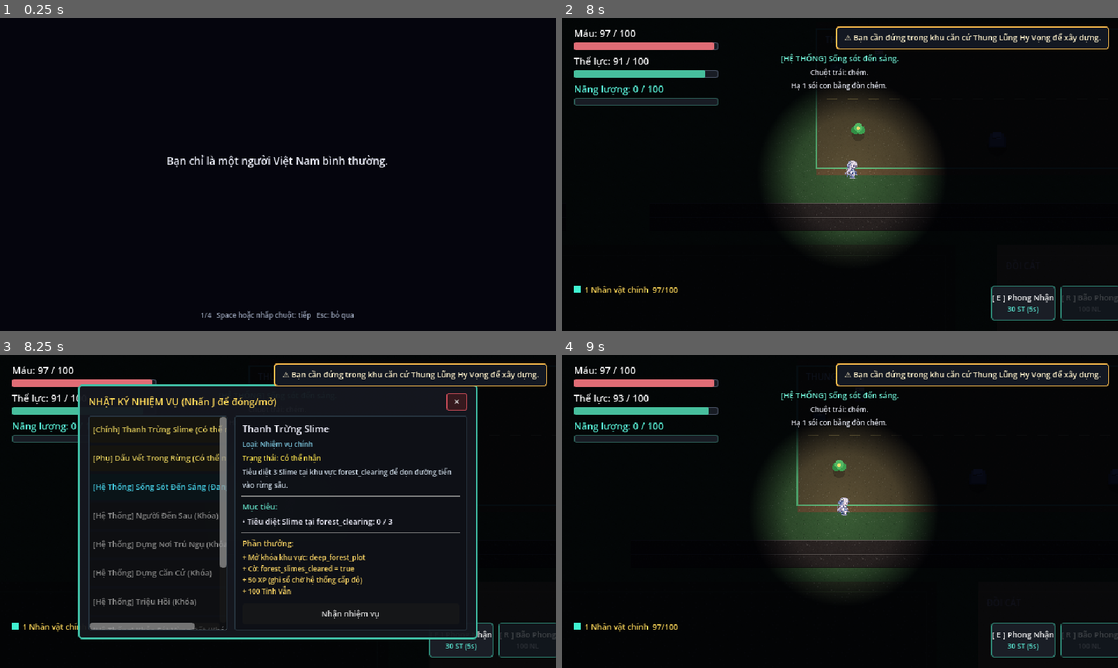
Above: before the commit, frames 1-4 (two rows, left to right).
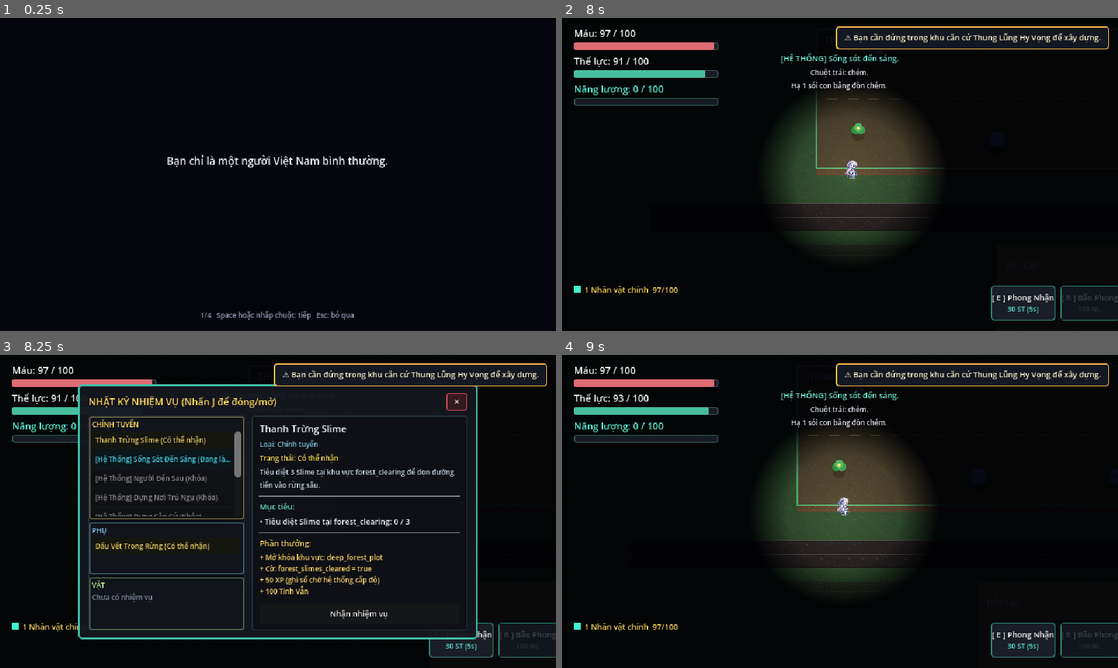
Above: after the commit, the same moments.

Repository: atheist1504/Shiroi-Game
Game: Godot game, scene res://main.tscn
Same seed, same stepped clock (60 frames per second), same inputs: the game is played once before the commit and once after it. The engine's default icon, where the game draws it, is replaced by a stand-in: a white triangle on a blue panel in a dark square.
Inputs (mouse positions are in pixels of both pictures, inside the frame that each line leads up to):
- Up to frame 1 (0.25 s): no input
- Up to frame 2 (8 s): tap Enter (ui_accept) at 0.5, 0.77, 1.25, 1.52, 3.02, 4.52, 6.02, 7.52 s; move the mouse to (962, 158) at 0.52 s; hold D (move_right) 0.53-1.28 s; click (962, 158) at 0.6 s; move the mouse to (728, 190) at 1.27 s; hold S (move_down) 1.28-2.03 s; tap Space (dodge) at 1.35 s; move the mouse to (895, 105) at 2.02 s; hold D (move_right) 2.03-2.78 s; hold F (interact) 2.03-2.78 s; move the mouse to (812, 237) at 2.77 s; hold W (move_up) 2.78-3.5 s; tap H (open_gacha) at 2.85 s; click (812, 237) at 2.92 s; click "Đóng" at 3.5 s; move the mouse to (1006, 221) at 4.27 s; hold A (move_left) 4.28-5 s; hold P (open_party) 4.28-5 s; click "Đóng" at 5 s; move the mouse to (673, 127) at 5.77 s; hold A (move_left) 5.78-6.53 s; tap 3 (party_slot_3) at 5.85 s; move the mouse to (867, 174) at 6.52 s; hold S (move_down) 6.53-7.28 s; hold Right mouse button (sprint) 6.53-7.28 s; click (867, 174) at 6.67 s; move the mouse to (756, 96) at 7.27 s; hold D (move_right) from 7.28 s (still down); tap G (toggle_build_mode) at 7.35 s
- Up to frame 3 (8.25 s): move the mouse to (400, 495) at 8.02 s; release D (move_right) at 8.03 s; hold W (move_up) from 8.03 s (still down); hold J (toggle_journal) from 8.03 s (still down)
- Up to frame 4 (9 s): tap Enter (ui_accept) at 8.27 s; release W (move_up) at 8.75 s; release J (toggle_journal) at 8.75 s; click "✕" at 8.75 s

Frames 1-2 are identical in both runs. In frame 3, 7.8% of the frame differs, in the area x 16-82%, y 19-88%; in frame 4, nothing differs.

Commit message:
Split the quest journal into main, side and chore boxes
The quest list now shows three stacked boxes, each with its own header
and scroll: main story (system quests included, double height), side
and chores. Empty boxes say there are no quests yet, and the detail
pane names the category. Adds test_quest_journal.gd.

Co-Authored-By: Claude Opus 5.5 <noreply@anthropic.com>

Diff:
--- a/scripts/quest_journal.gd
+++ b/scripts/quest_journal.gd
@@ -1,7 +1,7 @@
 extends CanvasLayer
 
 @onready var panel: PanelContainer = $PanelContainer
-@onready var quest_list_vbox: VBoxContainer = $PanelContainer/Margin/VBox/Content/LeftCol/Scroll/QuestListVBox
+@onready var left_col: PanelContainer = $PanelContainer/Margin/VBox/Content/LeftCol
 @onready var close_btn: Button = $PanelContainer/Margin/VBox/Header/CloseBtn
 
 # Các thành phần chi tiết nhiệm vụ bên phải
@@ -21,11 +21,30 @@
 var selected_quest_id: StringName = &""
 var toast_tween: Tween = null
 
+# Ba ô danh sách theo loại đã chốt ở docs/NHIEM_VU.md.
+# Nhiệm vụ Hệ thống là mạch chính hiện nay nên nằm trong ô Chính.
+const CATEGORIES: Array[Dictionary] = [
+	{"id": &"main", "title": "CHÍNH TUYẾN", "color": Color(1.0, 0.85, 0.35)},
+	{"id": &"side", "title": "PHỤ", "color": Color(0.55, 0.85, 1.0)},
+	{"id": &"chore", "title": "VẶT", "color": Color(0.7, 0.9, 0.55)},
+]
+var _category_lists: Dictionary = {} # category id -> VBoxContainer
+
+static func get_category(quest_type: String) -> StringName:
+	match quest_type:
+		"main", "system":
+			return &"main"
+		"chore":
+			return &"chore"
+		_:
+			return &"side"
+
 func _ready() -> void:
 	process_mode = Node.PROCESS_MODE_ALWAYS
 	visible = false
 	if toast_panel:
 		toast_panel.visible = false
+	_build_category_boxes()
 
 	if close_btn:
 		close_btn.pressed.connect(_on_close_btn_pressed)
@@ -106,12 +125,62 @@
 			return
 	get_tree().paused = false
 
+# Thay cột danh sách cũ bằng ba ô xếp dọc, mỗi ô có tiêu đề và thanh cuộn riêng.
+func _build_category_boxes() -> void:
+	if not left_col:
+		return
+	for child in left_col.get_children():
+		left_col.remove_child(child)
+		child.queue_free()
+	left_col.custom_minimum_size.x = 180
+	var column := VBoxContainer.new()
+	column.add_theme_constant_override("separation", 4)
+	left_col.add_child(column)
+	for category in CATEGORIES:
+		var box := PanelContainer.new()
+		box.name = "Box_" + str(category["id"])
+		box.size_flags_vertical = Control.SIZE_EXPAND_FILL
+		# Ô Chính có nhiều nhiệm vụ nhất nên cao gấp đôi.
+		box.size_flags_stretch_ratio = 2.0 if category["id"] == &"main" else 1.0
+		var style := StyleBoxFlat.new()
+		style.bg_color = Color(0.07, 0.08, 0.11, 0.9)
+		style.border_color = (category["color"] as Color) * Color(1, 1, 1, 0.55)
+		style.set_border_width_all(1)
+		style.set_corner_radius_all(2)
+		style.set_content_margin_all(3)
+		box.add_theme_stylebox_override("panel", style)
+		column.add_child(box)
+		var inner := VBoxContainer.new()
+		inner.add_theme_constant_override("separation", 2)
+		box.add_child(inner)
+		var header := Label.new()
+		header.name = "Header"
+		header.text = category["title"]
+		header.add_theme_font_size_override("font_size", 8)
+		header.add_theme_color_override("font_color", category["color"])
+		inner.add_child(header)
+		var scroll := ScrollContainer.new()
+		scroll.size_flags_vertical = Control.SIZE_EXPAND_FILL
+		scroll.horizontal_scroll_mode = ScrollContainer.SCROLL_MODE_DISABLED
+		inner.add_child(scroll)
+		var list := VBoxContainer.new()
+		list.name = "List"
+		list.size_flags_horizontal = Control.SIZE_EXPAND_FILL
+		list.add_theme_constant_override("separation", 2)
+		scroll.add_child(list)
+		_category_lists[category["id"]] = list
+
+func get_category_list(category_id: StringName) -> VBoxContainer:
+	return _category_lists.get(category_id)
+
 func _refresh_quest_list() -> void:
-	if not quest_list_vbox:
-		return
-
-	for child in quest_list_vbox.get_children():
-		child.queue_free()
+	if _category_lists.is_empty():
+		return
+
+	for list in _category_lists.values():
+		for child in list.get_children():
+			list.remove_child(child)
+			child.queue_free()
 
 	var quest_mgr = get_node_or_null("/root/QuestManager")
 	if not quest_mgr:
@@ -123,12 +192,14 @@
 		var status: int = quest_mgr.get_quest_status(q_id)
 
 		var btn := Button.new()
-		btn.custom_minimum_size = Vector2(0, 30)
+		btn.custom_minimum_size = Vector2(0, 18)
 		btn.alignment = HORIZONTAL_ALIGNMENT_LEFT
-		btn.add_theme_font_size_override("font_size", 9)
-
-		# Tên nhiệm vụ Hệ thống đã có sẵn nhãn [Hệ Thống].
-		var type_prefix := "" if def.get("quest_type") == "system" else ("[Chính] " if def.get("quest_type") == "main" else "[Phụ] ")
+		btn.text_overrun_behavior = TextServer.OVERRUN_TRIM_ELLIPSIS
+		btn.clip_text = true
+		btn.add_theme_font_size_override("font_size", 8)
+
+		# Loại đã thể hiện bằng ô chứa nên không cần tiền tố [Chính]/[Phụ].
+		var type_prefix := ""
 		var status_badge := ""
 		match status:
 			0: # LOCKED
@@ -148,8 +219,17 @@
 				btn.modulate = Color(0.7, 0.7, 0.75)
 
 		btn.text = type_prefix + def.get("title", str(q_id)) + status_badge
+		btn.tooltip_text = btn.text
 		btn.pressed.connect(func(): _select_quest(q_id))
-		quest_list_vbox.add_child(btn)
+		_category_lists[get_category(str(def.get("quest_type", "")))].add_child(btn)
+
+	for list in _category_lists.values():
+		if list.get_child_count() == 0:
+			var empty := Label.new()
+			empty.text = "Chưa có nhiệm vụ"
+			empty.add_theme_font_size_override("font_size", 8)
+			empty.modulate = Color(0.55, 0.58, 0.65)
+			list.add_child(empty)
 
 func _select_quest(quest_id: StringName) -> void:
 	selected_quest_id = quest_id
@@ -170,8 +250,9 @@
 	if detail_title:
 		detail_title.text = def.get("title", str(selected_quest_id))
 	if detail_type:
-		var type_names := {"main": "Nhiệm vụ chính", "system": "Nhiệm vụ Hệ thống"}
-		detail_type.text = "Loại: " + str(type_names.get(def.get("quest_type"), "Nhiệm vụ phụ"))
+		var type_names := {&"main": "Chính tuyến", &"side": "Phụ", &"chore": "Vặt"}
+		var quest_type := str(def.get("quest_type", ""))
+		detail_type.text = "Loại: " + str(type_names[get_category(quest_type)]) + (" (Hệ thống)" if quest_type == "system" else "")
 	if detail_status:
 		detail_status.text = "Trạng thái: " + quest_mgr.get_status_name(status)
 		match status:
--- /dev/null
+++ b/tests/test_quest_journal.gd
@@ -0,0 +1,68 @@
+extends SceneTree
+
+# Bảng nhiệm vụ chia ba ô: Chính tuyến, Phụ, Vặt.
+var _passed := 0
+var _total := 0
+
+func _initialize() -> void:
+	call_deferred("_run")
+
+func _run() -> void:
+	var scene := (load("res://main.tscn") as PackedScene).instantiate()
+	root.add_child(scene)
+	current_scene = scene
+	await process_frame
+	var journal: Node = scene.get_node("QuestJournal")
+	journal.set_journal_visible(true)
+	await process_frame
+
+	var main_list: VBoxContainer = journal.get_category_list(&"main")
+	var side_list: VBoxContainer = journal.get_category_list(&"side")
+	var chore_list: VBoxContainer = journal.get_category_list(&"chore")
+	_check(main_list != null and side_list != null and chore_list != null, "Có đủ ba ô Chính, Phụ, Vặt")
+	_check(_has_text(main_list, "Sống Sót Đến Sáng") and _has_text(main_list, "Thanh Trừng Slime"), "Nhiệm vụ Hệ thống và nhiệm vụ chính nằm ô Chính")
+	_check(_has_text(side_list, "Dấu Vết Trong Rừng") and not _has_text(side_list, "Hệ Thống"), "Nhiệm vụ phụ nằm ô Phụ")
+	_check(_has_text(chore_list, "Chưa có nhiệm vụ"), "Ô Vặt trống thì báo chưa có")
+	var quests := root.get_node("QuestManager")
+	var shown := 0
+	for list in [main_list, side_list]:
+		for child in list.get_children():
+			if child is Button:
+				shown += 1
+	_check(shown == quests.get_all_quest_ids().size(), "Mỗi nhiệm vụ hiện đúng một lần")
+
+	journal.call("_select_quest", &"sys_00_first_night")
+	_check(str(journal.get("detail_type").text).contains("Chính tuyến"), "Chi tiết ghi loại Chính tuyến")
+	journal.call("_select_quest", &"side_forest_traces")
+	_check(str(journal.get("detail_type").text).contains("Phụ"), "Chi tiết ghi loại Phụ")
+
+	journal.call("_refresh_quest_list")
+	await process_frame
+	_check(_count_buttons(main_list) + _count_buttons(side_list) == shown, "Làm mới không nhân đôi danh sách")
+	journal.set_journal_visible(false)
+	_finish()
+
+func _has_text(list: Node, text: String) -> bool:
+	for child in list.get_children():
+		if (child is Button or child is Label) and str(child.text).contains(text):
+			return true
+	return false
+
+func _count_buttons(list: Node) -> int:
+	var count := 0
+	for child in list.get_children():
+		if child is Button:
+			count += 1
+	return count
+
+func _check(ok: bool, description: String) -> void:
+	_total += 1
+	if ok:
+		_passed += 1
+		print("PASS: " + description)
+	else:
+		printerr("FAIL: " + description)
+
+func _finish() -> void:
+	print("Quest journal checks: %d/%d passed" % [_passed, _total])
+	quit(0 if _passed == _total else 1)
Not shown, changed: PROJECT_STATUS.md
Not shown, changed: docs/NHIEM_VU.md
